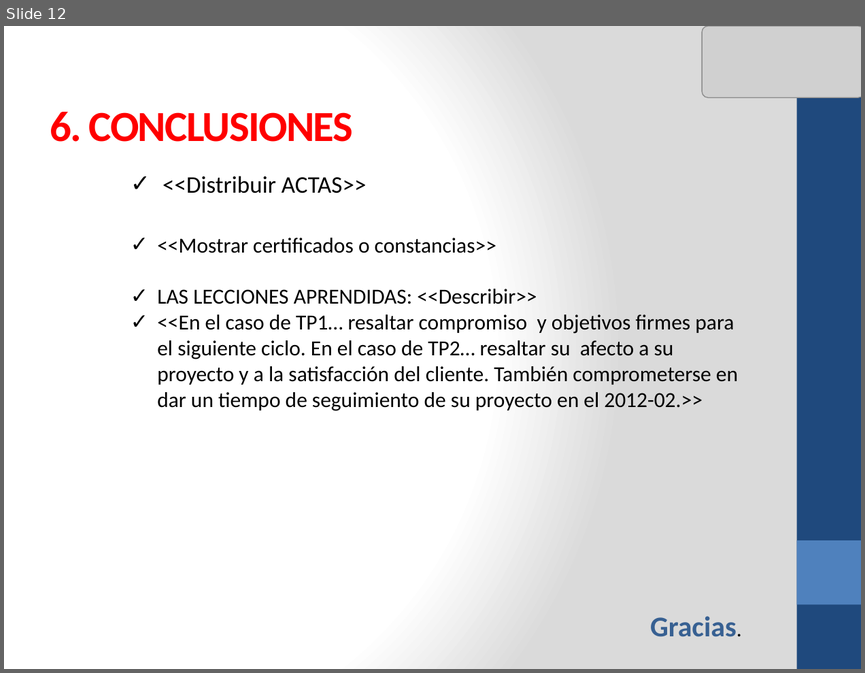
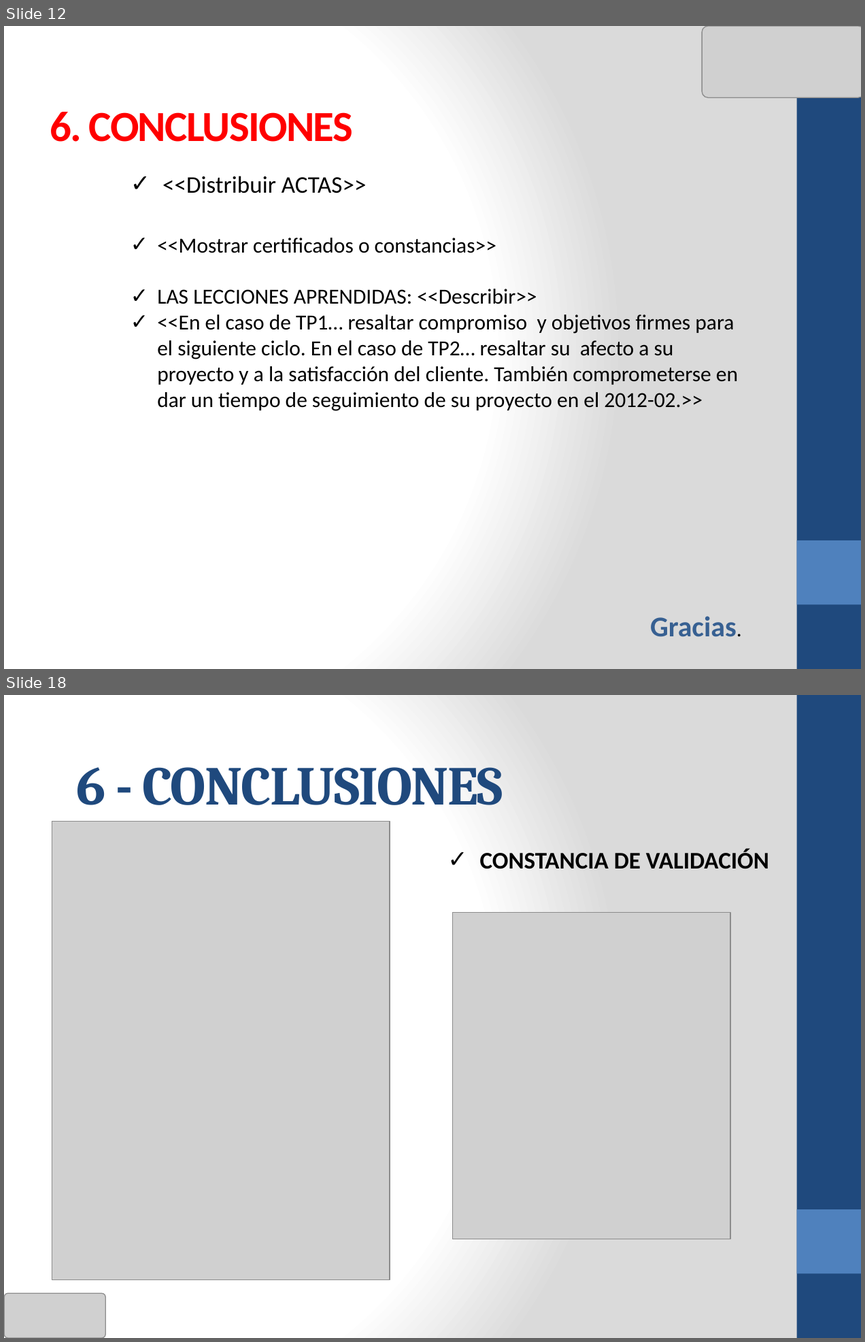
Before and after one commit to cms/proyecto-fya, a slide deck: Presentacion Final Ciclo 2011-02/ANOCFAP-[Presentación Final v1.0].pptx. Shown one above the other, each under a label of ours: slide 12 before the commit, slides 12 and 18 after it; the slides between them are not shown. The pictures are 865x673 and 865x1342 pixels, drawn with LibreOffice and Linux fonts; fonts in the diff are those of the drawing; grey boxes stand for pictures. Boxes give left, top, right and bottom in pixels: in the first picture for what was removed or moved away, otherwise in the second. Text is boxed around its words. In the diff, an @@ line names an element or a change of style, - is before the commit and + after.

```diff
--- a/Presentacion Final Ciclo 2011-02/ANOCFAP-[Presentación Final v1.0].pptx
+++ b/Presentacion Final Ciclo 2011-02/ANOCFAP-[Presentación Final v1.0].pptx
@@ slide 18 added at bbox=[4, 695, 861, 1338], background gradient #FFFFFF to #DADADA; not listed: 2 template elements that a slide beside it also shows @@
@@ title added at bbox=[77, 767, 503, 805], 46 pt, text #1F497D, bold @@
+6 - CONCLUSIONES
@@ picture added at bbox=[52, 821, 390, 1279] @@
@@ text added at bbox=[480, 849, 769, 869], 20 pt, text #000000, bold @@
+✓ CONSTANCIA DE VALIDACIÓN
@@ picture added at bbox=[453, 913, 730, 1239] @@
@@ picture added at bbox=[4, 1293, 105, 1338] @@
```
Also in this commit, not shown: 2 slides changed, 7 other slides added.
